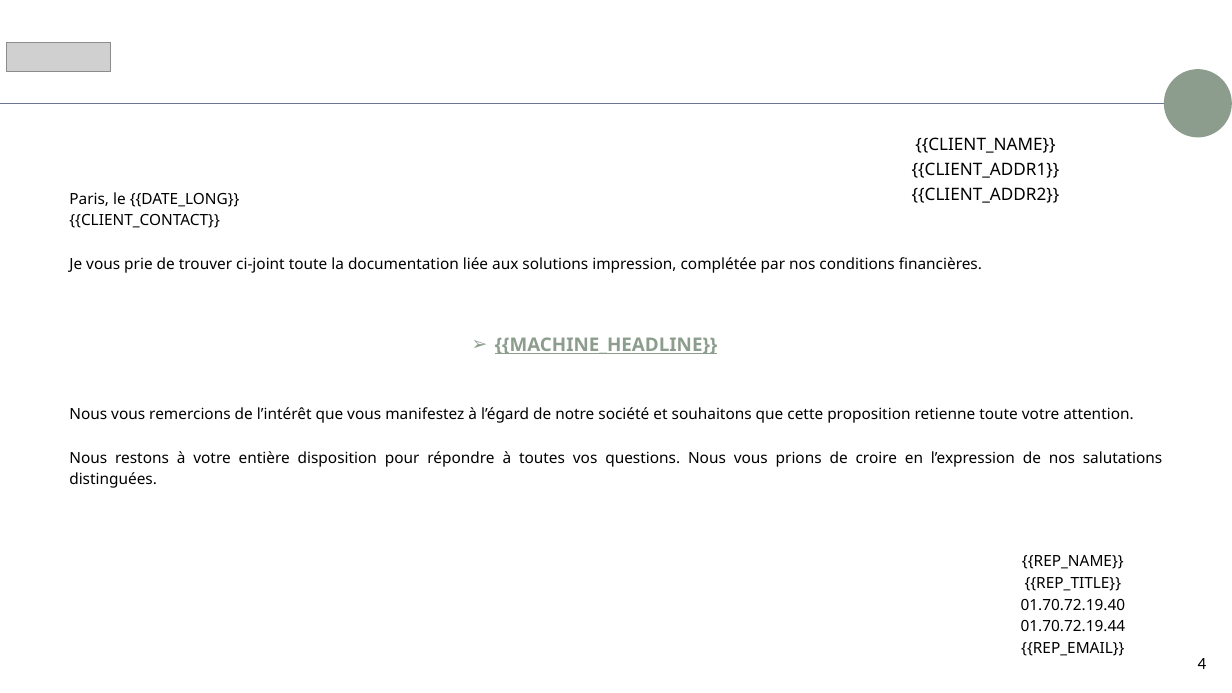
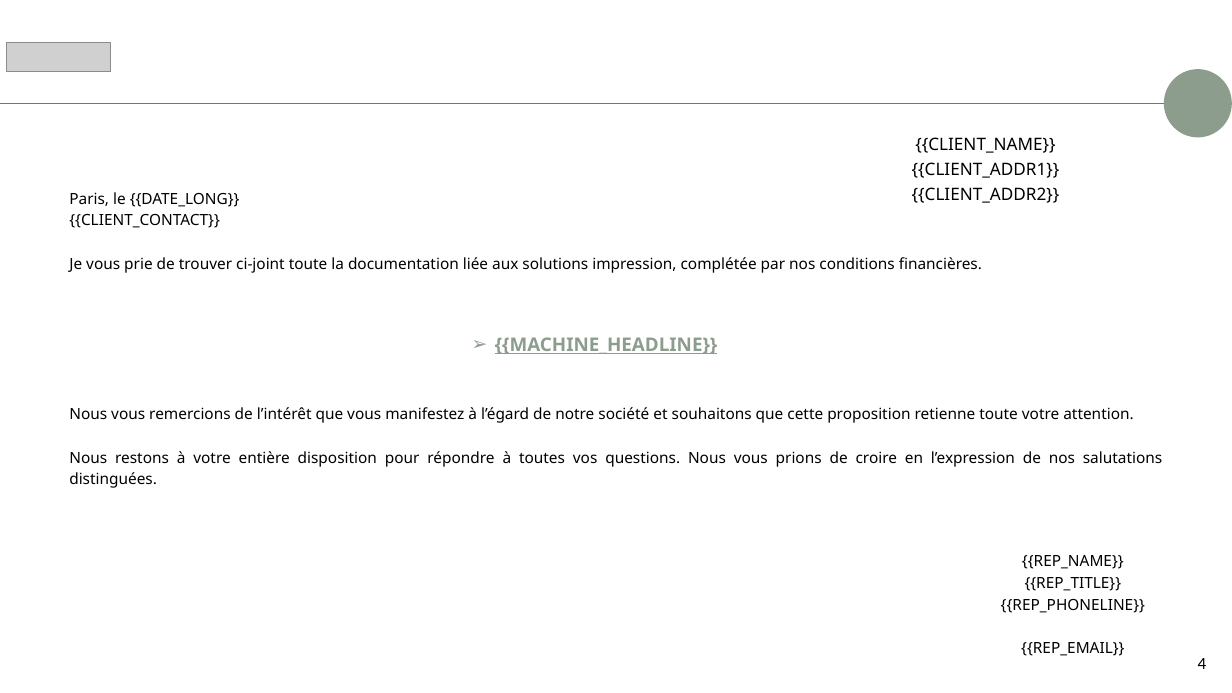
Before and after one commit to Mikael2655/Levad, a slide deck: slide 4 of proposition-commerciale/assets/template.pptx. Drawn at 1232x693 pixels with LibreOffice and Linux fonts; fonts in the diff are those of the drawing; grey boxes stand for pictures; background and template pictures are left out. Boxes give left, top, right and bottom in pixels: in the first picture for what was removed or moved away, otherwise in the second. Text is boxed around its words. In the diff, an @@ line names an element or a change of style, - is before the commit and + after.

```diff
--- a/proposition-commerciale/assets/template.pptx
+++ b/proposition-commerciale/assets/template.pptx
@@ text at box(1001, 599, 1145, 613): text changed @@
-01.70.72.19.40
-01.70.72.19.44
+{{REP_PHONELINE}}
```
Also in this commit, not shown: 5 other slides changed, 13 other files.
